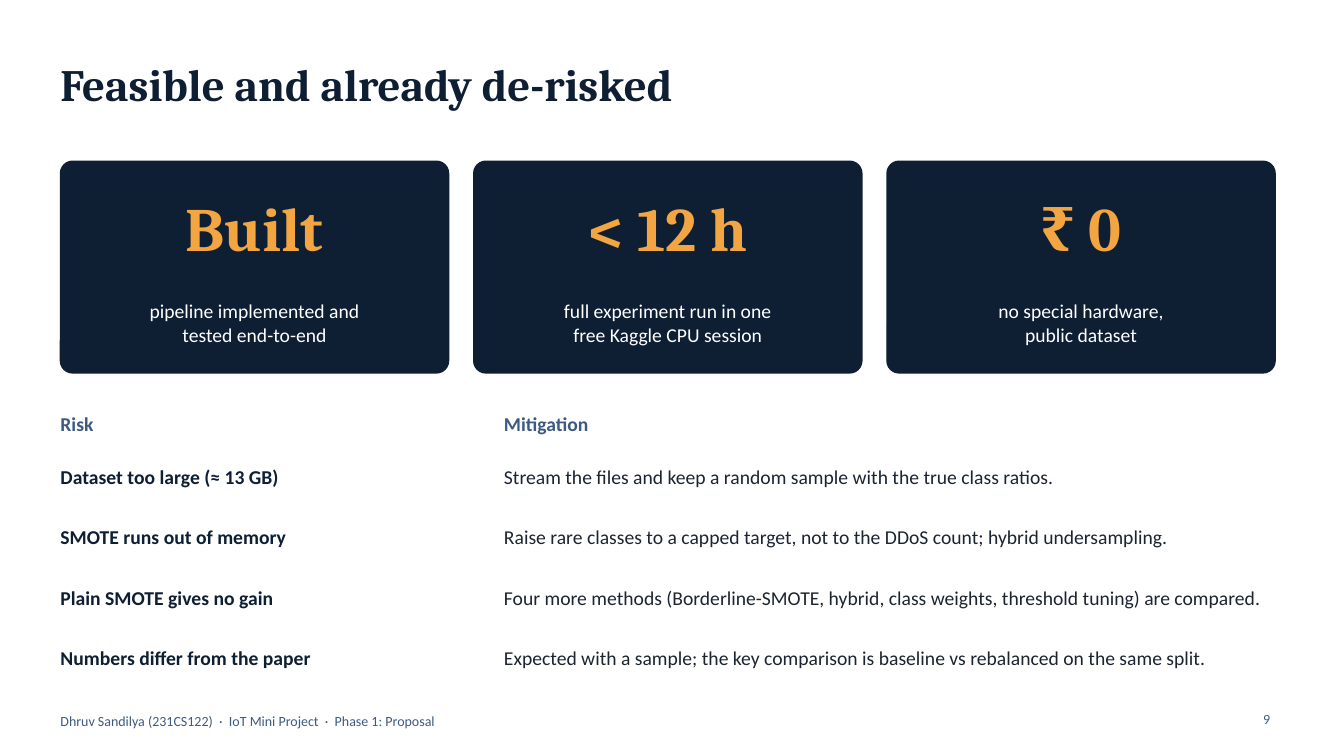
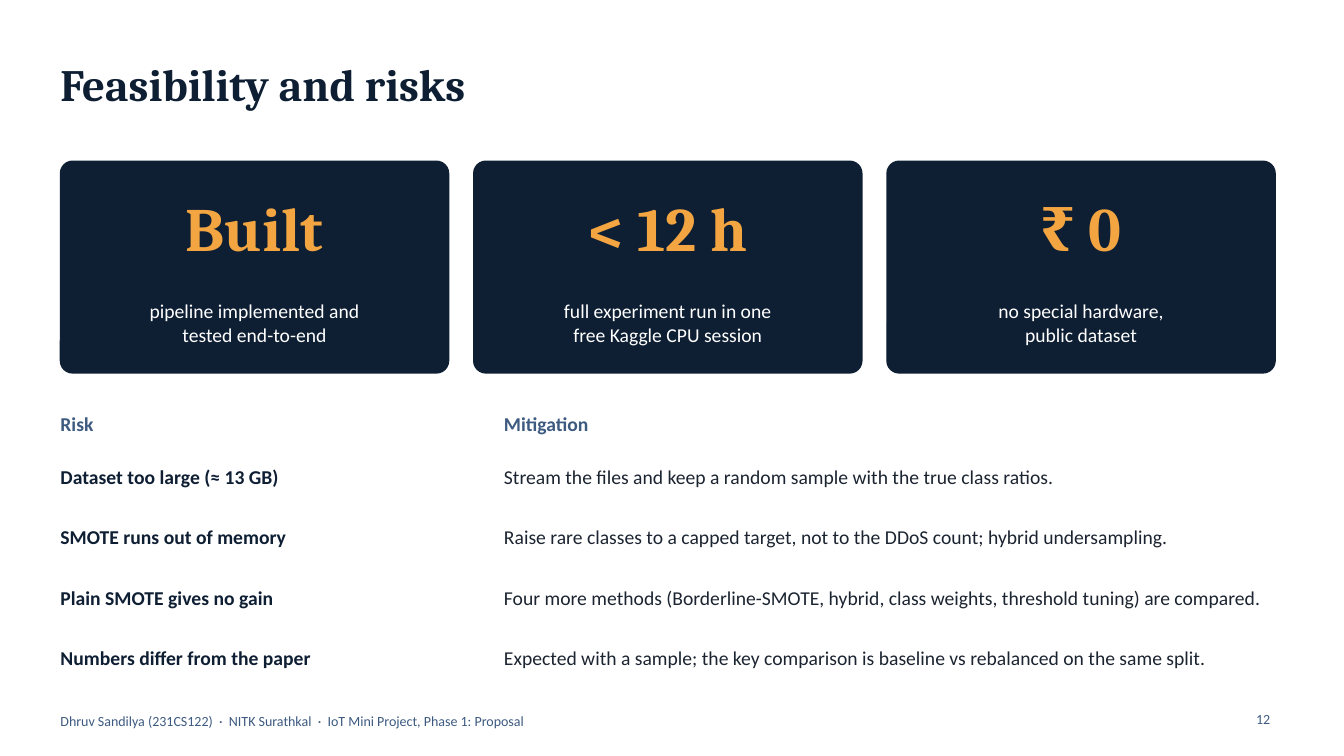
Before and after one commit to Dhruvsandilya0711/IoT_Mini_Project, a slide deck: slide 12 of slides/Phase1_Proposal.pptx (slide 9 before the commit). Drawn at 1344x756 pixels with LibreOffice and Linux fonts; fonts in the diff are those of the drawing. Boxes give left, top, right and bottom in pixels: in the first picture for what was removed or moved away, otherwise in the second. Text is boxed around its words. In the diff, an @@ line names an element or a change of style, - is before the commit and + after.

Commit message:
Rebuild both presentations and drop the Raspberry Pi wording
Phase 1 (proposal, 16 slides) and Phase 2 (results and demo, 21 slides)
now open with an NITK title slide and an outline, end with references,
and Phase 2 adds slides on how the experiments were run and on the live
demo. The report, its diagrams and both decks describe the gateway as a
generic device. notebooks/demo.ipynb runs the demo in Kaggle.

```diff
--- a/slides/Phase1_Proposal.pptx
+++ b/slides/Phase1_Proposal.pptx
@@ title at [60, 70, 465, 111]: text changed @@
-Feasible and already de-risked
+Feasibility and risks
@@ text at [60, 716, 524, 729]: text changed @@
-Dhruv Sandilya (231CS122) · IoT Mini Project · Phase 1: Proposal
+Dhruv Sandilya (231CS122) · NITK Surathkal · IoT Mini Project, Phase 1: Proposal
@@ page number at [1256, 715, 1270, 724]: text changed @@
-9
+12
```
Also in this commit, not shown: 11 other slides changed, 4 slides added, 18 other files.
